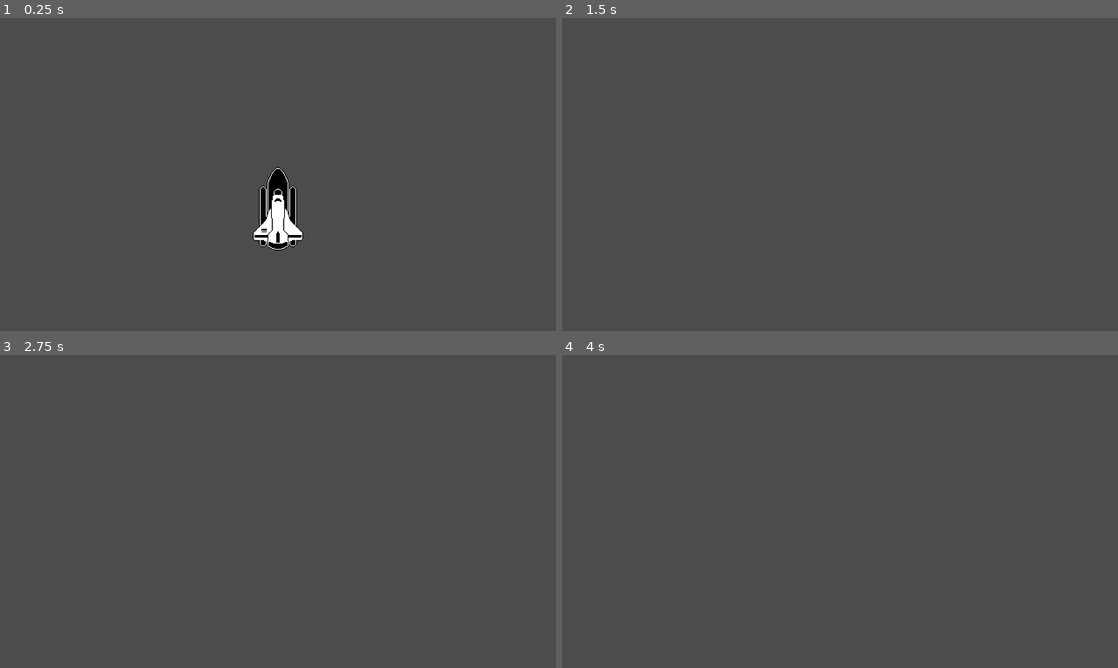
Above: before the commit, frames 1-4 (two rows, left to right).
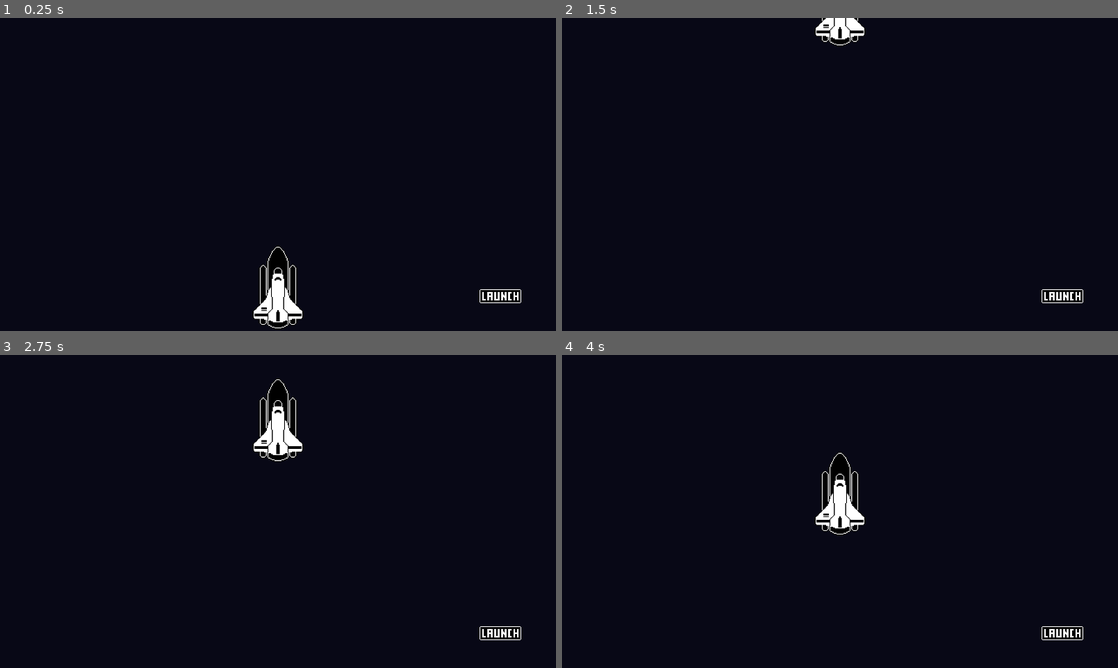
Above: after the commit, the same moments.

Repository: Jedt3D/rocket-launch-godot3
Game: Godot game, scene res://World.tscn
Two runs of this game, one before a commit and one after it. Both use one fixed random seed, a clock stepped at 60 frames per second and the inputs below.
Inputs (mouse positions are in pixels of both pictures, inside the frame that each line leads up to):
- Up to frame 1 (0.25 s): no input
- Up to frame 2 (1.5 s): click (1062, 296) at 0.52 s; click (1062, 296) at 1.27 s
- Up to frame 3 (2.75 s): click (500, 633) at 2.02 s
- Up to frame 4 (4 s): tap Enter at 3.5 s

The runs differ from the first frame. In frame 1, 99% of the frame differs, in the area x 0-100%, y 0-100%; in frame 2, 100%; in frame 3, 100%; in frame 4, 100%.

Commit message:
finish rocket launcher

Diff:
--- /dev/null
+++ b/Scripts/World.gd
@@ -0,0 +1,11 @@
+extends Node
+
+onready var animationPlayer = $AnimationPlayer
+
+#func _ready():
+#	animationPlayer.play("ยิงจรวด")
+#
+
+func _on_LaunchButton_pressed():
+	print("เริ่มยิงงงงงงง")
+	animationPlayer.play("ยิงจรวด")
--- a/World.tscn
+++ b/World.tscn
@@ -1,13 +1,14 @@
-[gd_scene load_steps=6 format=2]
+[gd_scene load_steps=7 format=2]
 
 [ext_resource path="res://Rocket Launch Resources/RocketShip.png" type="Texture" id=1]
-[ext_resource path="res://สคริปต์/ยานอวกาศ.gd" type="Script" id=2]
-[ext_resource path="res://สคริปต์/โลก.gd" type="Script" id=3]
+[ext_resource path="res://Scripts/Spaceship.gd" type="Script" id=2]
+[ext_resource path="res://Scripts/World.gd" type="Script" id=3]
+[ext_resource path="res://Rocket Launch Resources/LaunchButton.png" type="Texture" id=4]
 
 [sub_resource type="Animation" id=1]
 length = 0.001
 tracks/0/type = "value"
-tracks/0/path = NodePath("ยานอวกาศ:position")
+tracks/0/path = NodePath("Spaceship:position")
 tracks/0/interp = 1
 tracks/0/loop_wrap = true
 tracks/0/imported = false
@@ -22,7 +23,7 @@
 [sub_resource type="Animation" id=2]
 resource_name = "ยิงจรวด"
 tracks/0/type = "value"
-tracks/0/path = NodePath("ยานอวกาศ:position")
+tracks/0/path = NodePath("Spaceship:position")
 tracks/0/interp = 1
 tracks/0/loop_wrap = true
 tracks/0/imported = false
@@ -37,7 +38,15 @@
 [node name="World" type="Node"]
 script = ExtResource( 3 )
 
-[node name="ยานอวกาศ" type="Sprite" parent="."]
+[node name="ColorRect" type="ColorRect" parent="."]
+margin_right = 1280.0
+margin_bottom = 720.0
+color = Color( 0.0352941, 0.0352941, 0.0901961, 1 )
+__meta__ = {
+"_edit_use_anchors_": false
+}
+
+[node name="Spaceship" type="Sprite" parent="."]
 position = Vector2( 640, 620 )
 scale = Vector2( 2, 2 )
 texture = ExtResource( 1 )
@@ -49,3 +58,16 @@
 [node name="AnimationPlayer" type="AnimationPlayer" parent="."]
 anims/RESET = SubResource( 1 )
 "anims/ยิงจรวด" = SubResource( 2 )
+
+[node name="LaunchButton" type="TextureButton" parent="."]
+margin_left = 1104.0
+margin_top = 624.0
+margin_right = 1152.0
+margin_bottom = 640.0
+rect_scale = Vector2( 2, 2 )
+texture_normal = ExtResource( 4 )
+__meta__ = {
+"_edit_use_anchors_": false
+}
+
+[connection signal="pressed" from="LaunchButton" to="." method="_on_LaunchButton_pressed"]
--- a/project.godot
+++ b/project.godot
@@ -18,6 +18,7 @@
 
 window/size/width=1280
 window/size/height=720
+window/dpi/allow_hidpi=true
 
 [importer_defaults]
 
--- a/สคริปต์/โลก.gd
+++ /dev/null
@@ -1,6 +0,0 @@
-extends Node
-
-onready var animationPlayer = $AnimationPlayer
-
-func _ready():
-	animationPlayer.play("ยิงจรวด")
Renamed: สคริปต์/ยานอวกาศ.gd -> Scripts/Spaceship.gd
Not shown, changed: README.md
